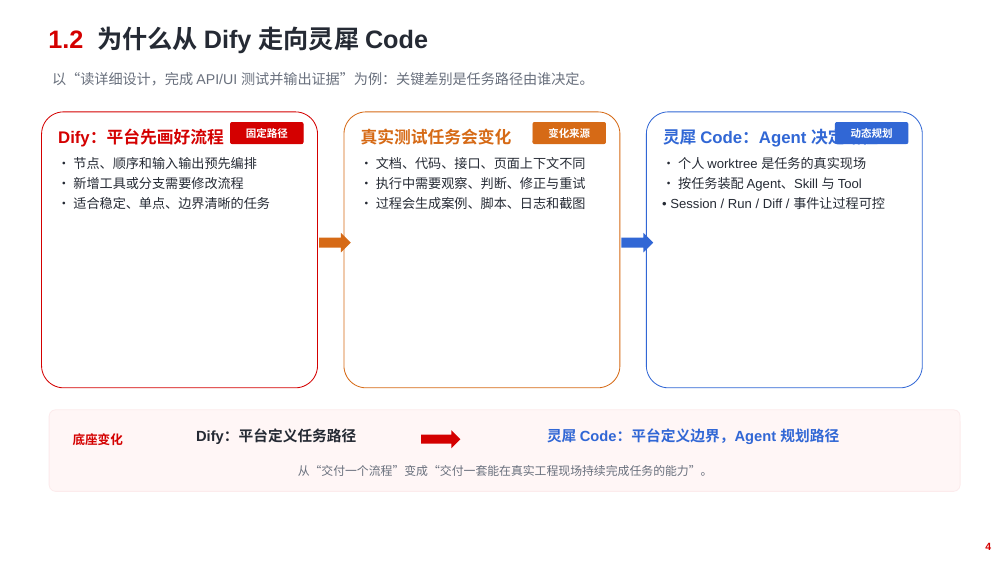
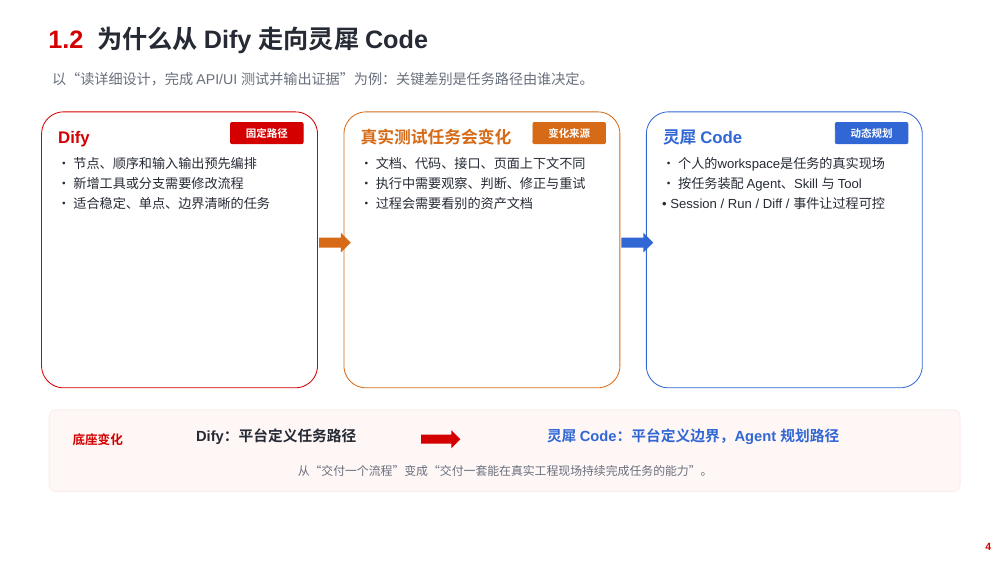
Before and after one commit to RKK222/intelligent-test-agent, a slide deck: slide 4 of docs/presentations/智能测试专题汇报（杭州产品部）技术逻辑版A8.pptx. Drawn at 1008x567 pixels with LibreOffice and Linux fonts; fonts in the diff are those of the drawing. Boxes give left, top, right and bottom in pixels: in the first picture for what was removed or moved away, otherwise in the second. Text is boxed around its words. In the diff, an @@ line names an element or a change of style, - is before the commit and + after.

```diff
--- a/docs/presentations/智能测试专题汇报（杭州产品部）技术逻辑版A8.pptx
+++ b/docs/presentations/智能测试专题汇报（杭州产品部）技术逻辑版A8.pptx
@@ text at <box>58,131,90,147</box>: text changed @@
-Dify：平台先画好流程
+Dify
@@ text at <box>663,129,742,145</box>: text changed @@
-灵犀 Code：Agent 决定路径
+灵犀 Code
@@ text at <box>678,157,885,171</box>: text changed @@
-• 个人 worktree 是任务的真实现场
+• 个人的workspace是任务的真实现场
@@ text at <box>376,197,533,209</box>: text changed @@
-• 过程会生成案例、脚本、日志和截图
+• 过程会需要看别的资产文档
```
Also in this commit, not shown: 2 other slides changed, 2 slides added, 1 slide removed, 1 other file.
